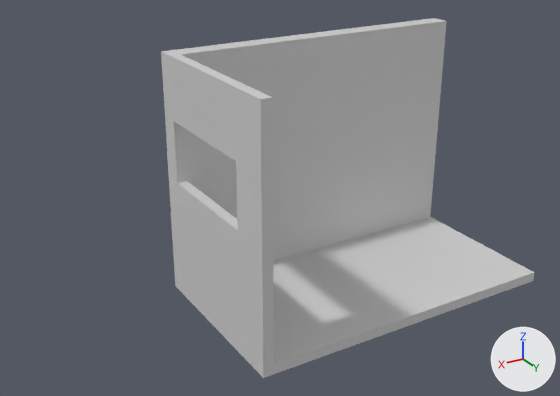
An edit to the COLLADA model dae/guy-one-studio/studio.dae, drawn before and after from the same camera.
Camera for both pictures: a 50 mm lens placed at (21.2, 31.4, 13.7), pointed at (4.2, 3.0, -0.5). Arrows for +X, +Y and +Z are at lower right; the lights stay in place. Where no turn or scale is listed for an object, it has been applied to the vertices.

Objects in the first picture: 'shell'.
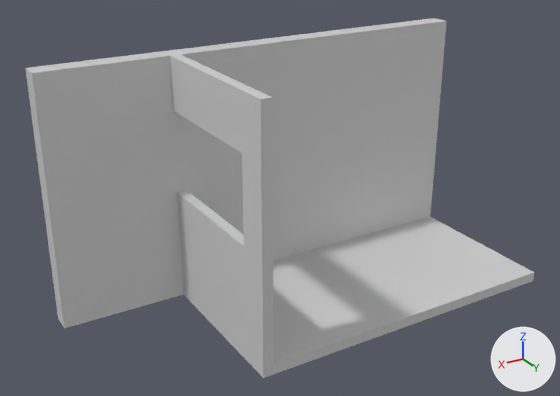
The newer file is also turned or shifted as a whole; pictures and numbers use the older file's frame.

The change, as a diff of the scene's bpy script:
```diff
--- a/dae/guy-one-studio/studio.dae.py
+++ b/dae/guy-one-studio/studio.dae.py
@@ me_shell_geo @@
 # used by ob_shell; location = (0.0, 0.0, 0.0)
-me_shell_geo.from_pydata(...)  # 94 vertices, 188 faces; spans x -8.0..8.0, y -1.0..8.0, z -6.0..6.0
+me_shell_geo.from_pydata(...)  # 104 vertices, 208 faces; spans x -8.0..14.0, y -1.0..8.0, z -6.0..6.0
+# me_shell_geo part 1
+# 4 vertices are removed from x 8.0, y -0.5..0.0, z -5.5..3.0
+# 24 faces are deleted
+# 4 vertices in x 7.5..8.0, y 6.0, z -5.0..6.0 move by (0.0, 0.5, 0.0)
+# 3 vertices in x 7.5..8.0, y 0.0..8.0, z 0.0 move by (0.0, 0.0, -0.5)
+# 3 vertices in x 7.5..8.0, y 0.0..8.0, z 3.0 move by (0.0, 0.0, 0.5)
+# 4 vertices move from x 7.5..8.0, y 6.0, z 0.0..3.0 to x 7.5..8.0, y 6.5, z -0.5..3.5
+# 4 vertices are added at (8.0, 0.0, -0.5), (8.0, 0.0, 3.5), (14.0, -0.5, -5.0), (14.0, -0.5, -5.5)
+# 10 new vertices lie (6.0, 0.0, 0.0) away from vertices in x 8.0, y -1.0..0.0, z -6.0..6.0
+# 44 new faces join them
 me_shell_geo.materials.append(mat_shell_material)
```

Location of each change, (x1, y1, x2, y2) in pixels of the pictures (560 x 396 px):
'shell', reshaped (36% wider): before (161, 18, 535, 378); after (25, 18, 535, 378)
part 1 of me_shell_geo, built on: before (161, 52, 274, 367); after (25, 51, 274, 367)
